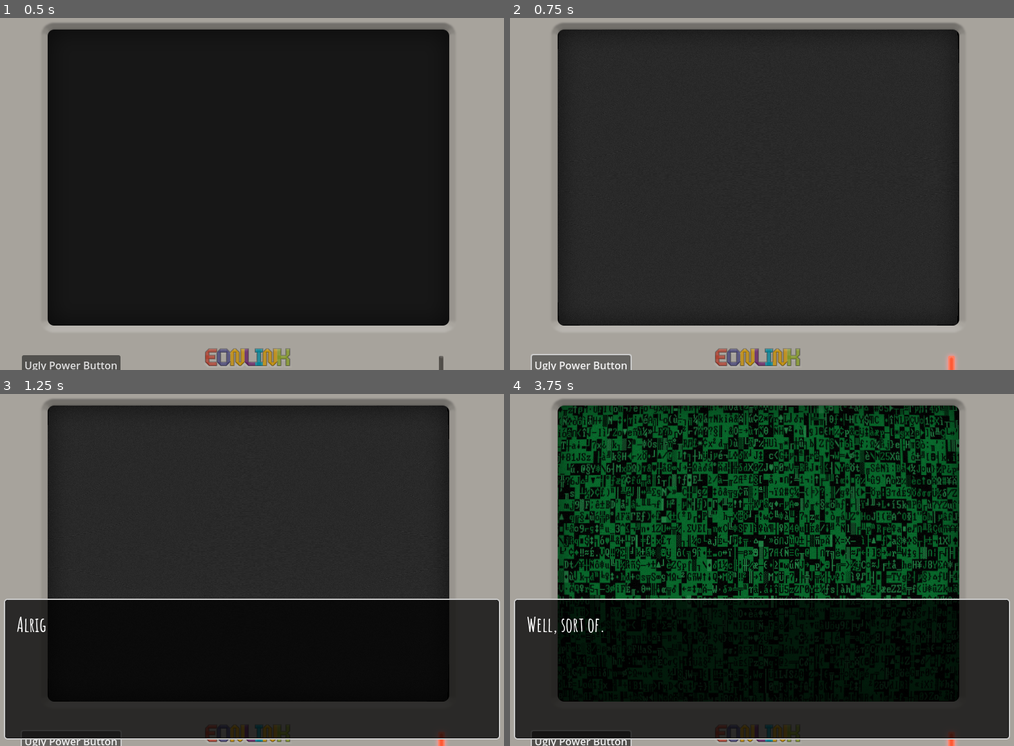
Above: before the commit, frames 1-4 (two rows, left to right).
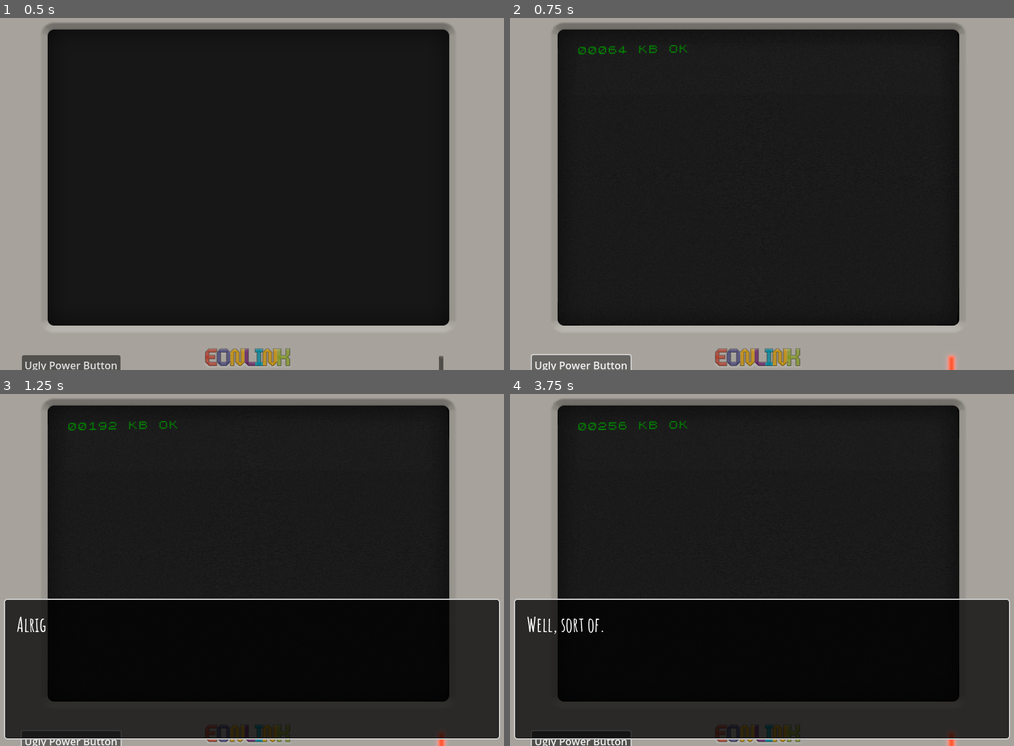
Above: after the commit, the same moments.

Repository: the-archbishop/temporal_ties
Game: Godot game, scene res://Assets/Scenes/intro.tscn
Two runs of this game, one before a commit and one after it. Both use one fixed random seed, a clock stepped at 60 frames per second and the inputs below.
Inputs:
- Up to frame 1 (0.5 s): no input
- Up to frame 2 (0.75 s): click "Ugly Power Button" at 0.5 s
- Up to frame 3 (1.25 s): no input
- Up to frame 4 (3.75 s): click "Ugly Power Button" at 1.25 s; click "Ugly Power Button" at 2 s; tap Enter (ui_accept) at 2.75, 3.02 s

Frame 1 is identical in both runs. In frame 2, 0.2% of the frame differs, in the area x 13-36%, y 7-11%; in frame 3, 0.2%; in frame 4, 28%, in the area x 9-90%, y 3-84%.

Commit message:
setup intro animation

Diff:
--- a/Assets/Scenes/input_response.tscn
+++ b/Assets/Scenes/input_response.tscn
@@ -1,26 +1,25 @@
-[gd_scene load_steps=4 format=3 uid="uid://q8sefeuh16wu"]
+[gd_scene load_steps=3 format=3 uid="uid://q8sefeuh16wu"]
 
 [ext_resource type="Script" path="res://Assets/Scripts/InputResponse.gd" id="1_5ekvu"]
-[ext_resource type="FontFile" uid="uid://dbwsdonxlisbk" path="res://Assets/Fonts/PixelifySans-Regular.ttf" id="1_kesu4"]
-[ext_resource type="FontFile" uid="uid://fas7ka04qham" path="res://Assets/Fonts/PixelifySans-SemiBold.ttf" id="2_j5awx"]
+[ext_resource type="FontFile" uid="uid://be3spwnauyms2" path="res://Assets/Fonts/zx-spectrum.ttf" id="2_mqhwv"]
 
 [node name="InputResponse" type="VBoxContainer"]
-theme_override_constants/separation = -1
+theme_override_constants/separation = 5
 alignment = 2
 script = ExtResource("1_5ekvu")
 
 [node name="InputHistory" type="Label" parent="."]
 layout_mode = 2
 theme_override_colors/font_color = Color(0.0352941, 0.8, 0.313726, 1)
-theme_override_fonts/font = ExtResource("1_kesu4")
-theme_override_font_sizes/font_size = 18
-text = " A > This is what the user typed"
+theme_override_fonts/font = ExtResource("2_mqhwv")
+theme_override_font_sizes/font_size = 12
+text = "A> This is what the user typed"
 vertical_alignment = 2
 
 [node name="Response" type="Label" parent="."]
 layout_mode = 2
 theme_override_colors/font_color = Color(0.0352941, 0.8, 0.313726, 1)
-theme_override_fonts/font = ExtResource("2_j5awx")
-theme_override_font_sizes/font_size = 20
-text = " This is what the game will give back"
+theme_override_fonts/font = ExtResource("2_mqhwv")
+theme_override_font_sizes/font_size = 14
+text = "This is what the game will give back"
 vertical_alignment = 2
--- a/Assets/Scenes/intro.tscn
+++ b/Assets/Scenes/intro.tscn
@@ -1,11 +1,15 @@
-[gd_scene load_steps=8 format=3 uid="uid://bxwkpceh8nvg2"]
+[gd_scene load_steps=10 format=3 uid="uid://bxwkpceh8nvg2"]
 
 [ext_resource type="Script" path="res://Assets/Scripts/Intro.gd" id="1_ynidc"]
 [ext_resource type="Texture2D" uid="uid://c8cne774yid1" path="res://Assets/Art/Images/computerLightOn.png" id="2_fm8ii"]
 [ext_resource type="Texture2D" uid="uid://c36mi1g3ykjpn" path="res://Assets/Art/Images/loading.png" id="3_4pajs"]
 [ext_resource type="Texture2D" uid="uid://1hupi6582gta" path="res://Assets/Art/Images/retroScreen2.png" id="3_7tgxq"]
 [ext_resource type="Texture2D" uid="uid://hhhttcew0c22" path="res://Assets/Art/Images/computerLightOff.png" id="3_befi0"]
+[ext_resource type="FontFile" uid="uid://be3spwnauyms2" path="res://Assets/Fonts/zx-spectrum.ttf" id="6_qr48o"]
 [ext_resource type="Shader" path="res://Assets/Shaders/crt_shader.gdshader" id="9_c4qv1"]
+
+[sub_resource type="StyleBoxFlat" id="StyleBoxFlat_npvqn"]
+bg_color = Color(0.6, 0.6, 0.6, 0.0313726)
 
 [sub_resource type="ShaderMaterial" id="ShaderMaterial_irgh5"]
 shader = ExtResource("9_c4qv1")
@@ -52,6 +56,58 @@
 scale = Vector2(0.535744, 0.63807)
 texture = ExtResource("3_4pajs")
 
+[node name="GameContainer" type="PanelContainer" parent="."]
+offset_left = 78.0
+offset_top = 62.0
+offset_right = 712.0
+offset_bottom = 538.0
+
+[node name="MarginContainer" type="MarginContainer" parent="GameContainer"]
+layout_mode = 2
+theme_override_constants/margin_left = 30
+theme_override_constants/margin_top = 30
+theme_override_constants/margin_right = 30
+theme_override_constants/margin_bottom = 30
+
+[node name="Rows" type="VBoxContainer" parent="GameContainer/MarginContainer"]
+layout_mode = 2
+theme_override_constants/separation = 15
+
+[node name="GameInformation" type="PanelContainer" parent="GameContainer/MarginContainer/Rows"]
+layout_direction = 1
+layout_mode = 2
+theme_override_styles/panel = SubResource("StyleBoxFlat_npvqn")
+
+[node name="HistoryRows" type="VBoxContainer" parent="GameContainer/MarginContainer/Rows/GameInformation"]
+layout_mode = 2
+theme_override_constants/separation = 5
+alignment = 2
+
+[node name="Message" type="Label" parent="GameContainer/MarginContainer/Rows/GameInformation/HistoryRows"]
+layout_mode = 2
+theme_override_colors/font_color = Color(0, 1, 0, 1)
+theme_override_fonts/font = ExtResource("6_qr48o")
+theme_override_font_sizes/font_size = 14
+
+[node name="Message2" type="Label" parent="GameContainer/MarginContainer/Rows/GameInformation/HistoryRows"]
+layout_mode = 2
+theme_override_colors/font_color = Color(0, 1, 0, 1)
+theme_override_fonts/font = ExtResource("6_qr48o")
+theme_override_font_sizes/font_size = 14
+
+[node name="Blank Line" type="Label" parent="GameContainer/MarginContainer/Rows/GameInformation/HistoryRows"]
+layout_mode = 2
+theme_override_colors/font_color = Color(0, 1, 0, 1)
+theme_override_fonts/font = ExtResource("6_qr48o")
+theme_override_font_sizes/font_size = 14
+
+[node name="Message3" type="Label" parent="GameContainer/MarginContainer/Rows/GameInformation/HistoryRows"]
+layout_mode = 2
+theme_override_colors/font_color = Color(0, 1, 0, 1)
+theme_override_fonts/font = ExtResource("6_qr48o")
+theme_override_font_sizes/font_size = 14
+autowrap_mode = 2
+
 [node name="ComputerScreen" type="ColorRect" parent="."]
 material = SubResource("ShaderMaterial_irgh5")
 layout_mode = 0
--- a/Assets/Scenes/main.tscn
+++ b/Assets/Scenes/main.tscn
@@ -4,31 +4,31 @@
 [ext_resource type="Script" path="res://Assets/Scripts/Main.gd" id="1_wl1m6"]
 [ext_resource type="Shader" path="res://Assets/Shaders/crt_shader.gdshader" id="2_1g85b"]
 [ext_resource type="Script" path="res://Assets/Scripts/CommandProcessor.gd" id="2_6ctg6"]
-[ext_resource type="FontFile" uid="uid://dbwsdonxlisbk" path="res://Assets/Fonts/PixelifySans-Regular.ttf" id="3_bjp0o"]
 [ext_resource type="Script" path="res://Assets/Scripts/Input.gd" id="3_pnkl6"]
 [ext_resource type="Texture2D" uid="uid://c8cne774yid1" path="res://Assets/Art/Images/computerLightOn.png" id="3_y55v4"]
 [ext_resource type="Texture2D" uid="uid://ymkyf46x6it8" path="res://Assets/Art/Images/increment_scroll.png" id="4_dogro"]
 [ext_resource type="Script" path="res://Assets/Scripts/Scroll.gd" id="4_xxybq"]
 [ext_resource type="Texture2D" uid="uid://bjc0ngafokpcx" path="res://Assets/Art/Images/decrement_scroll.png" id="5_qfxlo"]
+[ext_resource type="FontFile" uid="uid://be3spwnauyms2" path="res://Assets/Fonts/zx-spectrum.ttf" id="8_13cq0"]
 
 [sub_resource type="StyleBoxFlat" id="StyleBoxFlat_vkbrn"]
 bg_color = Color(0.6, 0.6, 0.6, 0.0313726)
 
-[sub_resource type="StyleBoxFlat" id="StyleBoxFlat_67ph2"]
+[sub_resource type="StyleBoxFlat" id="StyleBoxFlat_jena7"]
 bg_color = Color(0, 0.631373, 0, 1)
 
-[sub_resource type="StyleBoxFlat" id="StyleBoxFlat_t3rco"]
+[sub_resource type="StyleBoxFlat" id="StyleBoxFlat_yo11s"]
 bg_color = Color(0, 0.760784, 0, 1)
 
-[sub_resource type="StyleBoxFlat" id="StyleBoxFlat_6yjev"]
+[sub_resource type="StyleBoxFlat" id="StyleBoxFlat_8025m"]
 bg_color = Color(0, 0.631373, 0, 1)
 
 [sub_resource type="Theme" id="Theme_n7h8m"]
 VScrollBar/icons/decrement = ExtResource("4_dogro")
 VScrollBar/icons/increment = ExtResource("5_qfxlo")
-VScrollBar/styles/grabber = SubResource("StyleBoxFlat_67ph2")
-VScrollBar/styles/grabber_highlight = SubResource("StyleBoxFlat_t3rco")
-VScrollBar/styles/grabber_pressed = SubResource("StyleBoxFlat_6yjev")
+VScrollBar/styles/grabber = SubResource("StyleBoxFlat_jena7")
+VScrollBar/styles/grabber_highlight = SubResource("StyleBoxFlat_yo11s")
+VScrollBar/styles/grabber_pressed = SubResource("StyleBoxFlat_8025m")
 
 [sub_resource type="StyleBoxFlat" id="StyleBoxFlat_x7gw2"]
 bg_color = Color(0.6, 0.6, 0.6, 0.0431373)
@@ -108,20 +108,21 @@
 
 [node name="HBoxContainer" type="HBoxContainer" parent="GameContainer/MarginContainer/Rows/InputArea"]
 layout_mode = 2
+theme_override_constants/separation = 8
 
 [node name="Label" type="Label" parent="GameContainer/MarginContainer/Rows/InputArea/HBoxContainer"]
 layout_mode = 2
 theme_override_colors/font_color = Color(0.0352941, 0.8, 0.313726, 1)
-theme_override_fonts/font = ExtResource("3_bjp0o")
-theme_override_font_sizes/font_size = 20
-text = " A > "
+theme_override_fonts/font = ExtResource("8_13cq0")
+theme_override_font_sizes/font_size = 16
+text = "A>"
 
 [node name="Input" type="LineEdit" parent="GameContainer/MarginContainer/Rows/InputArea/HBoxContainer"]
 layout_mode = 2
 size_flags_horizontal = 3
 theme_override_colors/font_color = Color(0.0352941, 0.8, 0.313726, 1)
-theme_override_fonts/font = ExtResource("3_bjp0o")
-theme_override_font_sizes/font_size = 20
+theme_override_fonts/font = ExtResource("8_13cq0")
+theme_override_font_sizes/font_size = 16
 theme_override_styles/normal = SubResource("StyleBoxEmpty_1ofsq")
 theme_override_styles/focus = SubResource("StyleBoxEmpty_u5qt7")
 max_length = 48
@@ -140,6 +141,7 @@
 
 [node name="Button" type="Button" parent="."]
 z_index = 1002
+layout_mode = 0
 offset_left = 43.0
 offset_top = 577.0
 offset_right = 100.0
--- a/Assets/Scripts/CommandProcessor.gd
+++ b/Assets/Scripts/CommandProcessor.gd
@@ -24,4 +24,5 @@
 
 
 func dir():
-	return "NOTES	:	STAT"
+	return """NOTES     :
+		"""
--- a/Assets/Scripts/InputResponse.gd
+++ b/Assets/Scripts/InputResponse.gd
@@ -2,5 +2,5 @@
 
 
 func set_text(input: String, response: String):
-	$InputHistory.text = "A > " + input
+	$InputHistory.text = "A> " + input
 	$Response.text = response
--- a/Assets/Scripts/Intro.gd
+++ b/Assets/Scripts/Intro.gd
@@ -6,7 +6,15 @@
 @onready var power_light_on = $ComputerLightOn
 @onready var power_light_off = $ComputerLightOff
 @onready var weird_load_screen = $Loading
+@onready var message = $GameContainer/MarginContainer/Rows/GameInformation/HistoryRows/Message
+@onready var message2 = $GameContainer/MarginContainer/Rows/GameInformation/HistoryRows/Message2
+@onready var message3 = $GameContainer/MarginContainer/Rows/GameInformation/HistoryRows/Message3
 
+var mem_loaded = ["00064", "00128", "00192", "00256", "00320", "00384", "00448", "00512", "00576", "00640"]
+var current_time = Time.get_time_string_from_system()
+var current_date = Time.get_date_dict_from_system()
+var month = current_date.month
+var day = current_date.day
 
 func _ready():
 	computer_screen_off.visible = true
@@ -27,8 +35,21 @@
 		power_light_off.visible = false
 		power_light_on.visible = true
 
-	# Play some kind of loading animation
-	await get_tree().create_timer(3.0).timeout
+	# Loading animation
+	for memory in mem_loaded:
+		message.text = memory + " KB OK"
+		var rand_load_time = randf() * 0.5 + 0.15
+		await get_tree().create_timer(rand_load_time).timeout
+	await get_tree().create_timer(1.5).timeout
+	message.text = "Current date is  " + str(month) + "/" + str(day) + "/1984"
+	message2.text = "Current time is  " + Time.get_time_string_from_system()
+	message3.text = """EONLink Personal Computer
+					Version 3.14
+					(C)Copyright EONLink Services 1981"""
+	await get_tree().create_timer(5.0).timeout
+	message.text = ""
+	message2.text = ""
+	message3.text = ""
 	weird_load_screen.visible = true
 	await get_tree().create_timer(0.25).timeout
 
Binary file added: Assets/Fonts/zx-spectrum.ttf
Not shown, added: Assets/Fonts/zx-spectrum.ttf.import
